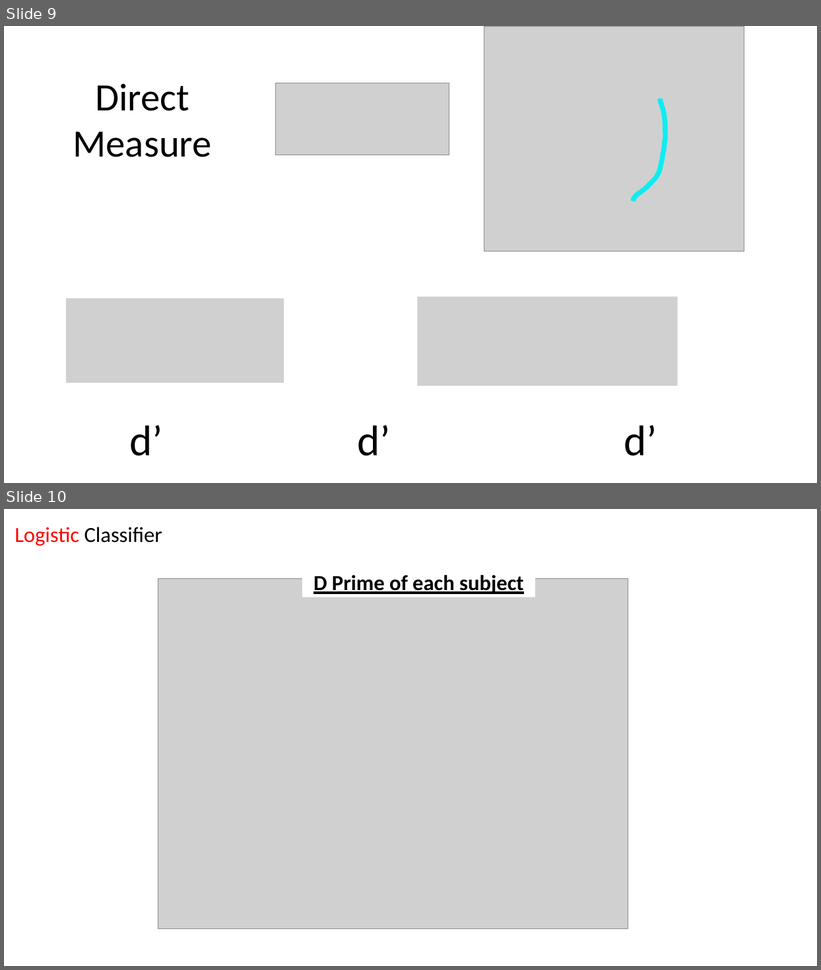
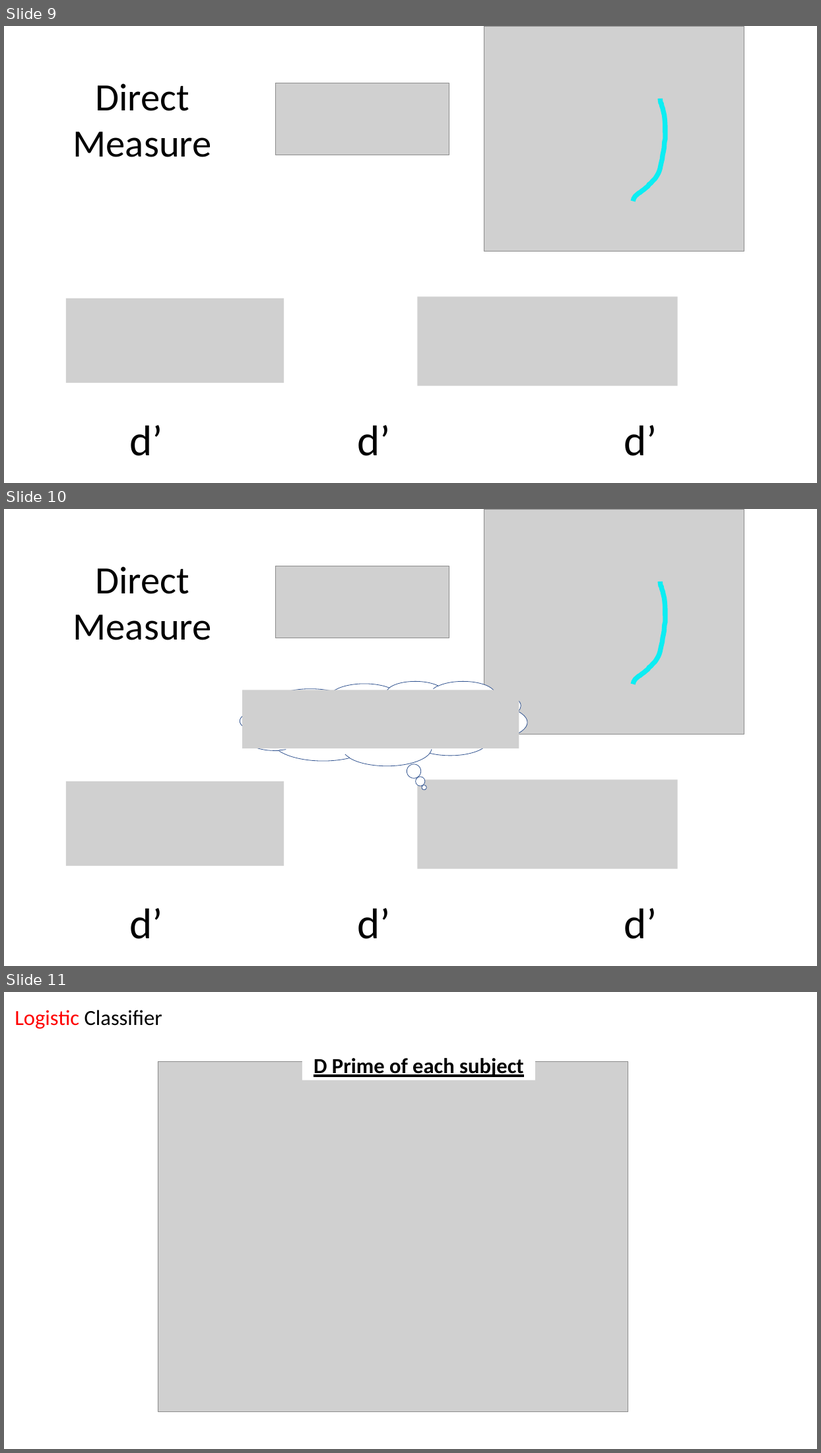
Before and after one commit to khenheller/subliminal_priming_w_motion_capture, a slide deck: analysis/figures/2023_01_10_decoding_d_prime_code_explanation.pptx. Shown one above the other, each under a label of ours: slides 9 and 10 before the commit, slides 9, 10 and 11 after it. The pictures are 821x970 and 821x1453 pixels, drawn with LibreOffice and Linux fonts; fonts in the diff are those of the drawing; grey boxes stand for pictures. Boxes give left, top, right and bottom in pixels: in the first picture for what was removed or moved away, otherwise in the second. Text is boxed around its words. In the diff, an @@ line names an element or a change of style, - is before the commit and + after.

```diff
--- a/analysis/figures/2023_01_10_decoding_d_prime_code_explanation.pptx
+++ b/analysis/figures/2023_01_10_decoding_d_prime_code_explanation.pptx
@@ slide 10 added at (4, 509, 817, 966), background #FFFFFF @@
@@ picture added at (484, 509, 744, 734) @@
@@ text added at (73, 566, 212, 640), 72 pt, text #000000 @@
+Direct Measure
@@ picture added at (275, 566, 449, 638) @@
@@ freeform shape added at (633, 582, 665, 684), outline #0CEDF2 9 pt @@
@@ thought cloud added at (240, 681, 527, 766), fill #FFFFFF, outline #325491 1 pt @@
@@ picture added at (242, 691, 519, 749) @@
@@ picture added at (66, 782, 284, 866) @@
@@ picture added at (417, 780, 677, 869) @@
@@ text added at (129, 908, 657, 939), 80 pt, text #000000 @@
+d’ d’ d’
@@ what was slide 10 is now slide 11 @@
```
Also in this commit, not shown: 1 other file.
